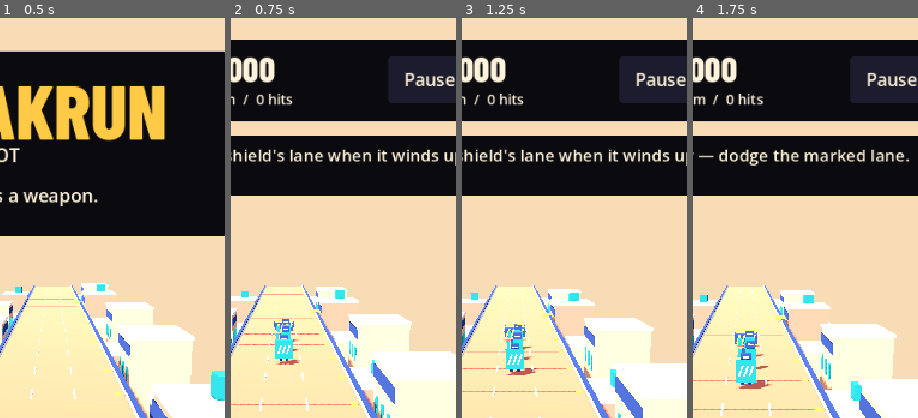
Above: before the commit, frames 1-4 (left to right).
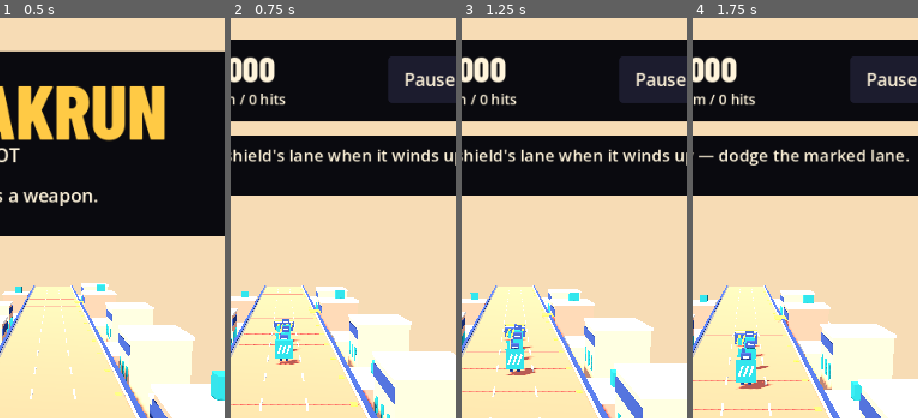
Above: after the commit, the same moments.

Repository: jiracipika/breakrun
Game: Godot game, scene res://scenes/main.tscn
Two runs of this game, one before a commit and one after it. Both use one fixed random seed, a clock stepped at 60 frames per second and the inputs below.
Inputs (mouse positions are % of the whole screen's width and height, from its top left):
- Up to frame 1 (0.5 s): no input
- Up to frame 2 (0.75 s): click "Start running" at 0.5 s
- Up to frame 3 (1.25 s): no input
- Up to frame 4 (1.75 s): tap Enter at 1.25, 1.35 s; move the mouse to (72, 45) at 1.27 s; hold D from 1.28 s (still down); click (72, 45) at 1.42 s; tap Space at 1.52 s
The pictures show only the part of the screen within x 38-88%, y 0-50%; the shares and areas given below are measured in that part.

Frame 1 is identical in both runs. In frame 2, 0.4% of the frame differs, in the area x 3-28%, y 19-22%; in frame 3, 0.4%; in frame 4, 0.5%, in the area x 7-32%, y 19-22%.

Commit message:
Style and variety slice: per-run seeds, combo style multiplier, readable failure cause, original icon, COOP/COEP, debug hook gated out of release
- Every run draws a fresh seed (shown on the result screen; same seed replays the same run); tests and captures pin fixed_seed=42
- Style multiplier x1.00-x3.00 from uninterrupted successes scales all awards; damage resets it; reference chain 400 -> 587 across suites
- Hurdles now trip grounded contact per the documented contract; jump timing test moved to an anticipatory jump
- Result screen names what ended the run with a remedy; HUD shows live style multiplier
- Original programmatic icon replaces the Godot default; social meta in the web shell
- breakrunState observability hook now debug-builds only; vercel.json sends cross-origin isolation headers

Diff:
--- a/project.godot
+++ b/project.godot
@@ -5,6 +5,7 @@
 run/main_scene="res://scenes/main.tscn"
 config/features=PackedStringArray("4.7", "GL Compatibility")
 config/description="Sunbreak Riot — a combat runner interaction prototype."
+config/icon="res://icon.png"
 
 [display]
 window/size/viewport_width=540
--- a/scripts/core/run_model.gd
+++ b/scripts/core/run_model.gd
@@ -27,6 +27,9 @@
 var counter_count: int = 0
 var chain_count: int = 0
 var last_counter_lane: int = 0
+var run_seed: int = 42
+var last_hit_kind: String = ""
+var best_combo: int = 0
 var _rng := RandomNumberGenerator.new()
 var _next_id: int = 0
 var _next_wave_distance: float = WAVE_SPACING
@@ -36,6 +39,7 @@
 
 func start(seed_value: int = 42) -> void:
 	_rng.seed = seed_value
+	run_seed = seed_value
 	state = "running"
 	lane = 0
 	distance = 0.0
@@ -51,6 +55,8 @@
 	counter_count = 0
 	chain_count = 0
 	last_counter_lane = 0
+	last_hit_kind = ""
+	best_combo = 0
 	_next_id = 0
 	_next_wave_distance = WAVE_SPACING
 	_invulnerability = 0.0
@@ -92,6 +98,21 @@
 ## Current forward speed. Grows gently with distance, hard-capped so late runs stay readable.
 func speed() -> float:
 	return minf(PLAYER_SPEED + distance * 0.02, MAX_SPEED)
+
+## Style multiplier: 1.0 at combo 0, +0.25 per uninterrupted success, capped at 3.0.
+func style_multiplier() -> float:
+	return 1.0 + 0.25 * mini(combo, 8)
+
+## Award for a score event at the current style level. Integer math keeps awards
+## exact and deterministic: base x (4 + combo, capped 8) / 4.
+func _event_score(base: int) -> int:
+	@warning_ignore("integer_division")
+	return base * (4 + mini(combo, 8)) / 4
+
+func _reward(base: int) -> void:
+	score += _event_score(base)
+	combo += 1
+	best_combo = maxi(best_combo, combo)
 
 func _tick(dt: float) -> void:
 	time += dt
@@ -130,8 +151,7 @@
 				projectile["hits"] += 1
 				if projectile.hits == 1:
 					chain_count += 1
-				combo += 1
-				score += 150 if target.kind == "barrier" else 100
+				_reward(150 if target.kind == "barrier" else 100)
 				_message("Checkpoint cleared!" if projectile.hits >= 3 else "Chain x%d!" % projectile.hits, 1.5)
 	for e in enemies:
 		if e.phase == "cleared" or e.phase == "launched":
@@ -143,13 +163,14 @@
 					if not e["rewarded"]:
 						e["rewarded"] = true
 						e.phase = "cleared"
-						score += HURDLE_BONUS
-						combo += 1
+						_reward(HURDLE_BONUS)
 						_message("Clean!", 0.8)
-				continue
+					continue
+				# Same lane without evasion trips the runner into the damage path.
 			if _invulnerability <= 0.0:
 				hp -= 1
 				combo = 0
+				last_hit_kind = e.kind
 				_invulnerability = 1.0
 				_message("Hit! Change lane before contact.", 1.5)
 				if hp <= 0:
@@ -193,7 +214,7 @@
 		nearest.phase = "launched"
 		counter_count += 1
 		last_counter_lane = nearest.lane
-		score += 50
+		_reward(50)
 		_message("Counter!", 1.0)
 
 func _message(text: String, duration: float) -> void:
--- a/scripts/main.gd
+++ b/scripts/main.gd
@@ -37,6 +37,8 @@
 var muted: bool = false
 var audio_players: Dictionary = {}
 var last_sound_feedback: String = ""
+## Deterministic-run hook for tests and rendered capture. 0 = each run draws a fresh seed.
+var fixed_seed: int = 0
 
 
 func _ready() -> void:
@@ -209,14 +211,19 @@
 	interface.add_child(result_overlay)
 	panel(result_overlay, Rect2(24, 291, 492, 415), INK)
 	label(result_overlay, "ONE MORE RUN?", Rect2(48, 308, 440, 62), 48, GOLD)
-	result_label = label(result_overlay, "", Rect2(48, 385, 440, 120), 22)
-	button(result_overlay, "Run again", Rect2(48, 530, 444, 64), start_run, true)
-	button(result_overlay, "Back to title", Rect2(48, 615, 444, 60), return_to_title)
+	result_label = label(result_overlay, "", Rect2(48, 385, 440, 150), 22)
+	result_label.autowrap_mode = TextServer.AUTOWRAP_WORD_SMART
+	button(result_overlay, "Run again", Rect2(48, 545, 444, 64), start_run, true)
+	button(result_overlay, "Back to title", Rect2(48, 625, 444, 60), return_to_title)
 	result_overlay.visible = false
+
+func _fresh_seed() -> int:
+	# Global RNG is entropy-seeded in Godot 4; mix the clock so rapid restarts differ.
+	return absi(int(Time.get_ticks_usec()) ^ randi())
 
 func start_run() -> void:
 	gestures.cancel()
-	model.start(42)
+	model.start(fixed_seed if fixed_seed != 0 else _fresh_seed())
 	previous_counters = 0
 	previous_hp = 3
 	kick_timer = 0.0
@@ -359,12 +366,26 @@
 	else:
 		hit_flash.visible = false
 	_sync_ui()
-	if OS.has_feature("web"):
+	# Read-only observability for local debugging; kept out of release exports.
+	if OS.has_feature("web") and OS.is_debug_build():
 		_web_status_elapsed += delta
 		if _web_status_elapsed >= 0.1:
 			_web_status_elapsed = 0.0
-			# Read-only observability; no browser command mutates the simulation.
 			JavaScriptBridge.eval("window.breakrunState = " + JSON.stringify({"state": model.state, "lane": model.lane, "distance": model.distance, "hp": model.hp, "score": model.score, "counters": model.counter_count, "chains": model.chain_count, "hint": instruction.text}) + ";")
+
+## Readable failure: name what ended the run and its remedy, not a generic goodbye.
+func _failure_line() -> String:
+	match model.last_hit_kind:
+		"shield":
+			return "Shield bash caught you — counter it."
+		"dummy":
+			return "A robot clipped you — counter clears."
+		"barrier":
+			return "A barrier hit you — launch a shield."
+		"hurdle":
+			return "A hurdle tripped you — jump or slide."
+		_:
+			return "Dodge first. Counter the open ring."
 
 func _sync_ui() -> void:
 	title.visible = model.state == "title"
@@ -373,11 +394,13 @@
 	result_overlay.visible = model.state == "dead"
 	life_label.text = "● ".repeat(maxi(0, model.hp))
 	score_label.text = "%04d" % model.score
-	distance_label.text = "%d m  /  %d hits" % [int(model.distance), model.combo]
+	var style: String = "  ·  ×%.2f" % model.style_multiplier() if model.combo > 0 else ""
+	distance_label.text = "%d m / %d hits%s" % [int(model.distance), model.combo, style]
 	if model.state == "dead" and model.score > best_score:
 		best_score = model.score
 		_save_settings()
-	result_label.text = "%d points   ·   %d metres\n%d counters   ·   %d chains\nBest: %d\nDodge first. Counter the open ring." % [model.score, int(model.distance), model.counter_count, model.chain_count, best_score]
+	var best_mark: String = "  (new!)" if model.state == "dead" and model.score == best_score and model.score > 0 else ""
+	result_label.text = "%d points · %d metres%s\nCounters %d · Chains %d · best ×%.2f\nBest: %d · Seed %d\n%s" % [model.score, int(model.distance), best_mark, model.counter_count, model.chain_count, model.style_multiplier(), best_score, model.run_seed, _failure_line()]
 	var text: String = "Move out of the shield's lane when it winds up."
 	var ready_to_counter: bool = false
 	for e in model.enemies:
--- a/tests/capture_scene.gd
+++ b/tests/capture_scene.gd
@@ -12,6 +12,7 @@
 	game = load("res://scenes/main.tscn").instantiate()
 	root.add_child(game)
 	game.set_physics_process(false)
+	game.fixed_seed = 42
 	DirAccess.make_dir_recursive_absolute("res://artifacts")
 
 func key(code: int) -> void:
@@ -49,7 +50,7 @@
 		capture("counter-launch")
 	if frames == 307:
 		capture("chain-complete")
-		if game.model.counter_count != 1 or game.model.chain_count != 1 or game.model.score != 400:
+		if game.model.counter_count != 1 or game.model.chain_count != 1 or game.model.score != 587:
 			printerr("FAIL: live rendered chain did not reach expected state")
 			errors += 1
 		print("LIVE: counters=%d chains=%d score=%d hp=%d" % [game.model.counter_count,game.model.chain_count,game.model.score,game.model.hp])
@@ -59,5 +60,14 @@
 		capture("paused")
 		if game.model.state != "paused":
 			errors += 1
+		key(KEY_ESCAPE)
+	if frames == 322:
+		# End the run deterministically to capture the new result screen.
+		game.model.hp = 1
+		game.model.last_hit_kind = "shield"
+		game.model.state = "dead"
+		game._sync_ui()
+	if frames == 330:
+		capture("result")
 		quit(1 if errors else 0)
 	return false
--- a/tests/test_core_regressions.gd
+++ b/tests/test_core_regressions.gd
@@ -55,7 +55,7 @@
 	while traveled < 4.0 and model.feedback_time > 0.0:
 		model.step(1.0 / 120.0)
 		traveled += 1.0 / 120.0
-	check(model.score == 400, "chain clears exactly counter 50 + two dummies 100 + barricade 150")
+	check(model.score == 587, "chain scores counter 50 + styled hits 125/150/262")
 	var score_before: int = model.score
 	model.act("attack")
 	check(model.score == score_before, "duplicate attack adds no score")
--- a/tests/test_core_updates.gd
+++ b/tests/test_core_updates.gd
@@ -44,7 +44,7 @@
 	while traveled < 4.0 and chain.feedback_time > 0.0:
 		chain.step(1.0 / 120.0)
 		traveled += 1.0 / 120.0
-	check(chain.chain_count == 1 and chain.score == 400, "chain still completes on the ramp")
+	check(chain.chain_count == 1 and chain.score == 587, "chain still completes on the ramp")
 	# Hurdles.
 	var h = Model.new()
 	h.start(42)
@@ -66,8 +66,9 @@
 		if e.kind == "hurdle": hj = e
 	check(hj != null, "hurdle exists for jump test")
 	if hj != null:
-		# Step to just before the hurdle line, then jump over it.
-		while hj.z > 1.2:
+		# Step to jump range, then jump so the whole crossing is airborne.
+		# A grounded tick inside the contact window now trips the runner.
+		while hj.z > 2.6:
 			j.step(1.0 / 120.0)
 		j.act("jump")
 		var hp_before: int = j.hp
--- a/tests/test_input_scene.gd
+++ b/tests/test_input_scene.gd
@@ -46,6 +46,7 @@
 	game = load("res://scenes/main.tscn").instantiate()
 	root.add_child(game)
 	game.set_physics_process(false)
+	game.fixed_seed = 42
 	game.start_run()
 	key(KEY_D)
 	check(game.model.lane == 1, "real keyboard input changes lane")
@@ -84,7 +85,7 @@
 	check(game.model.counter_count == 1, "keyboard dodge and counter work in integrated scene")
 	for i in range(60):
 		game._physics_process(1.0 / 60.0)
-	check(game.model.chain_count == 1 and game.model.score == 400, "projectile clears checkpoint through integrated scene")
+	check(game.model.chain_count == 1 and game.model.score == 587, "projectile clears checkpoint through integrated scene")
 	game.return_to_title()
 	var start_button: Button = game.get_node("Interface/Title/StartButton")
 	mouse_click(start_button.get_global_rect().get_center())
--- /dev/null
+++ b/tests/test_style_slice.gd
@@ -0,0 +1,113 @@
+extends SceneTree
+## Style slice: run seeds, combo multiplier, and readable damage cause.
+var checks: int = 0
+var failures: int = 0
+
+func check(value: bool, message: String) -> void:
+	checks += 1
+	if not value:
+		failures += 1
+		printerr("FAIL: " + message)
+
+func advance(model: RefCounted, duration: float, dt: float = 1.0 / 120.0) -> void:
+	for i in range(roundi(duration / dt)):
+		model.step(dt)
+
+## Advance until the model loses one hp or the step budget runs out.
+func until_damaged(model: RefCounted, max_steps: int = 20000) -> void:
+	var steps: int = 0
+	while model.hp == 3 and steps < max_steps:
+		steps += 1
+		model.step(1.0 / 120.0)
+
+## Lane of each spawned wave's shield, read from deterministic enemy ids.
+## The probe runner takes hits, so it runs with padded integrity to stay alive.
+func wave_lanes(Model, seed_value: int, waves: int) -> Array:
+	var m = Model.new()
+	m.start(seed_value)
+	m.hp = 999
+	var lanes: Array = []
+	var steps: int = 0
+	while lanes.size() < waves and steps < 400000:
+		steps += 1
+		var before: float = m.distance
+		m.step(1.0 / 120.0)
+		if m.distance == before:
+			break
+		for e in m.enemies:
+			if e.kind == "shield" and e.id == lanes.size() * 5:
+				lanes.append(int(e.lane))
+	return lanes
+
+func _init() -> void:
+	var Model = load("res://scripts/core/run_model.gd")
+
+	# Task 1 — run seed recorded and replayable.
+	var seeded = Model.new()
+	seeded.start(7)
+	check(seeded.run_seed == 7, "start records the run seed")
+	var a = Model.new()
+	a.start(42)
+	var b = Model.new()
+	b.start(42)
+	advance(a, 30.0)
+	advance(b, 30.0)
+	check(a.distance == b.distance and a.score == b.score and a.combo == b.combo,
+		"same seed reproduces an identical run")
+	var lanes_a := wave_lanes(Model, 42, 6)
+	var lanes_b := wave_lanes(Model, 7, 6)
+	check(lanes_a.size() == 6 and lanes_b.size() == 6, "wave lanes readable for six waves")
+	check(lanes_a != lanes_b, "different seeds produce different wave lanes")
+
+	# Task 2 — style multiplier from combo, capped.
+	var m = Model.new()
+	m.start(42)
+	check(m.style_multiplier() == 1.0, "multiplier starts at 1.0")
+	m.combo = 2
+	check(m.style_multiplier() == 1.5, "multiplier grows with combo")
+	m.combo = 8
+	check(m.style_multiplier() == 3.0, "multiplier caps at 3.0")
+	m.combo = 20
+	check(m.style_multiplier() == 3.0, "multiplier stays capped beyond 8 combo")
+	# Reference chain: counter 50, then chain hits at x1.25/x1.5/x1.75.
+	var chain = Model.new()
+	chain.start(42)
+	chain.act("right")
+	var waited: float = 0.0
+	while waited < 6.0 and not (chain.enemies[0].phase == "recovery" and chain.enemies[0].z <= 6.0 and chain.enemies[0].z >= 2.0):
+		chain.step(1.0 / 120.0)
+		waited += 1.0 / 120.0
+	chain.act("attack")
+	check(chain.counter_count == 1 and chain.score == 50, "lone counter still pays its base 50")
+	check(chain.combo == 1 and chain.best_combo == 1, "counter grows combo and best combo")
+	var traveled: float = 0.0
+	while traveled < 3.0 and chain.chain_count == 0:
+		chain.step(1.0 / 120.0)
+		traveled += 1.0 / 120.0
+	# Let the remaining chain hits land and their feedback expire.
+	var settled: float = 0.0
+	while settled < 4.0 and chain.feedback_time > 0.0:
+		chain.step(1.0 / 120.0)
+		settled += 1.0 / 120.0
+	check(chain.score == 50 + 125 + 150 + 262, "style chain reference score is 587")
+	check(chain.best_combo == 4, "chain raises best combo to 4")
+	# Damage resets the multiplier and records the cause.
+	var hit = Model.new()
+	hit.start(42)
+	hit.combo = 4
+	until_damaged(hit)
+	check(hit.hp == 2, "forced contact costs one pip")
+	check(hit.style_multiplier() == 1.0, "damage resets the multiplier")
+	check(hit.last_hit_kind == "shield", "shield contact records its kind")
+	# Each kind records itself: place the obstacle on the contact line directly.
+	for kind in ["dummy", "barrier", "hurdle"]:
+		var k = Model.new()
+		k.start(42)
+		for e in k.enemies:
+			if e.kind == kind:
+				e.z = 0.5
+		until_damaged(k)
+		check(k.hp == 2 and k.last_hit_kind == kind, kind + " contact records its kind")
+
+	print("STYLE SLICE: %d/%d checks passed" % [checks - failures, checks])
+	quit(1 if failures else 0)
Binary file added: icon.png
Not shown, added: tests/test_style_slice.gd.uid
Not shown, changed: vercel.json
Binary file changed: web/index.apple-touch-icon.png
Binary file changed: web/index.icon.png
Not shown, added: docs/plans/003-style-and-variety.md
Not shown, changed: web/index.pck
